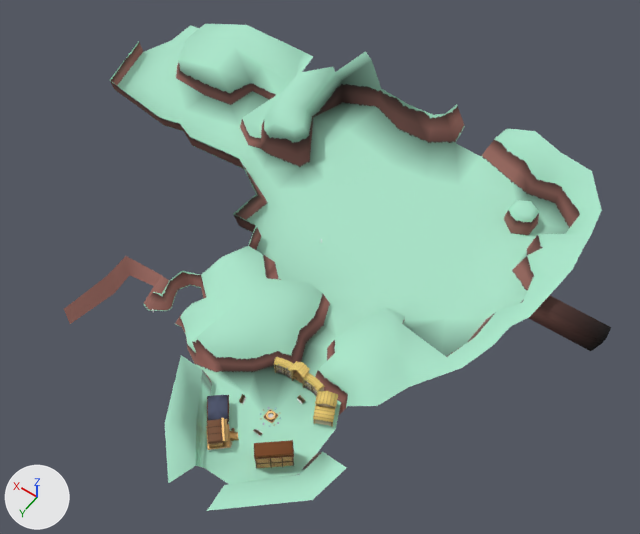
The Blender file Source/Maps/Tazmily/tazmily.blend as it was, and as the next commit left it.
Camera for both pictures: a 50 mm lens placed at (-81.0, 90.0, 223.0), pointed at (21.0, -54.0, -4.0). Arrows for +X, +Y and +Z are at lower left; the lights stay in place.

In view in the first picture: 'cityhall', 'sideb', 'terrain', 'yado'.
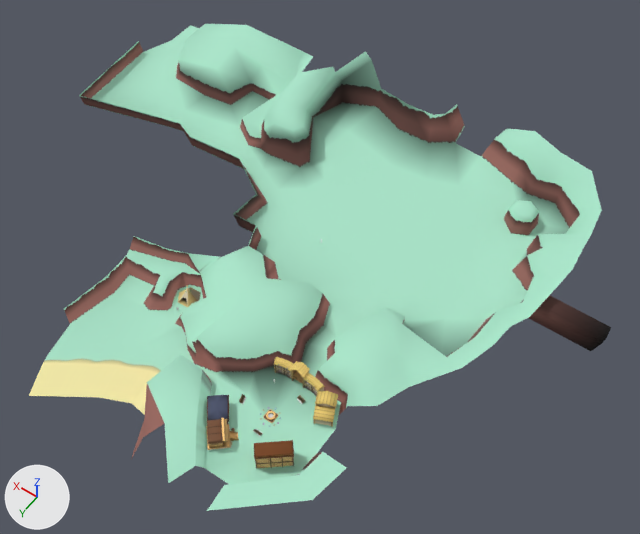
Edits to the bpy script that builds the scene:
```text
Add img_generic_grasstosand_png:
    img_generic_grasstosand_png = load_image('generic_grasstosand.png', 'textures/generic_grasstosand.png', 32, 32, 'sRGB')
Add mat_generic_sandograss:
    mat_generic_sandograss = bpy.data.materials.new('generic_sandograss')
    # uses the picture img_generic_grasstosand_png
Add mat_taz_beach_tent_stripe:
    mat_taz_beach_tent_stripe = principled_material('taz_beach_tent_stripe')
    mat_taz_beach_tent_stripe.base_color = (0.0472, 0.236, 0.0165)  # green #3d8523
    mat_taz_beach_tent_stripe.roughness = 1.0
Add mat_taz_beach_tent:
    mat_taz_beach_tent = bpy.data.materials.new('taz_beach_tent')
    # nodes: BsdfPrincipled, OutputMaterial, RGB, VectorMath, VertexColor
    # colours: yellow #e7d38a
Add mat_taz_beach_tent_light:
    mat_taz_beach_tent_light = bpy.data.materials.new('taz_beach_tent_light')
    # nodes: BsdfPrincipled, OutputMaterial, RGB, VectorMath, VertexColor
    # colours: beige #e7ddbd
Change me_plane_003:
    used by ob_terrain; location = (0.0, 0.0, 0.0); scale = (20.1, 20.1, 20.1)
    remove me_plane_003.from_pydata(...)  # 354 vertices, 356 faces, 1 loose edge; spans x -3.29..6.94, y -6.86..1.66, z -0.22..0.69
    add me_plane_003.from_pydata(...)  # 375 vertices, 389 faces, 1 loose edge; spans x -3.29..6.94, y -6.86..1.66, z -0.43..0.69
    me_plane_003 part 1: 15 vertices added at x 1.19..3.44, y 0.04..1.63, z -0.43..0.3
    me_plane_003 part 2: 6 vertices added at x 2.71..3.65, y -1.43..-1.04, z 0.01..0.27
    me_plane_003 part 3: 2 vertices moved from x 6.58..6.6, y -3.77..-3.7, z -0.03..0.26 to x 6.74..6.76, y -3.15..-3.07, z -0.03..0.26
    me_plane_003 part 4: 1 face spanning x 2.65..2.91, y -0.97..-0.65, z 0.03 switches from mat_generic_dirt to mat_generic_grass
    me_plane_003 part 5: 4 faces spanning x 2.78..3.71, y -0.97..0.45, z -0.22..0.03 switch from mat_generic_dirt to mat_generic_dirt_mg
    add me_plane_003.materials.append(mat_generic_sandograss)
Add me_circle_005:
    me_circle_005.from_pydata(...)  # 44 vertices, 46 faces; spans x -4.35..3.67, y -4.62..2.63, z -0.02..6.08
    me_circle_005.polygons.foreach_set('use_smooth', [True] * 46)
    # faces by material slot: [25, 15, 6]
    me_circle_005.materials.append(mat_taz_beach_tent)
    me_circle_005.materials.append(mat_taz_beach_tent_light)
    me_circle_005.materials.append(mat_taz_beach_tent_stripe)  # green #3d8523
Add ob_circle_005:
    ob_circle_005 = bpy.data.objects.new('Circle.005', me_circle_005)
    ob_circle_005.location = (48.6, -19.3, -4.4)
    ob_circle_005.scale = (0.982, 0.982, 0.982)
```

Changed parts and their boxes (x1, y1, x2, y2) in the pictures (640 x 534 px; the box of a moved part takes in the faces that stretch with it):
'terrain', reshaped (6% wider): before (64, 24, 611, 511); after (29, 24, 611, 511)
'Circle.005', added: after (178, 285, 201, 307)
    faces in mat_taz_beach_tent: (178, 285, 199, 307)
part 1 of me_plane_003, added: after (29, 293, 194, 459)
part 2 of me_plane_003, added: after (126, 236, 221, 275)
part 3 of me_plane_003, moved or reshaped: before (110, 41, 185, 125); after (79, 41, 185, 125)
part 4 of me_plane_003, recoloured (brown to green): (154, 275, 169, 294) in both
part 5 of me_plane_003, recoloured: (64, 256, 161, 324) in both
